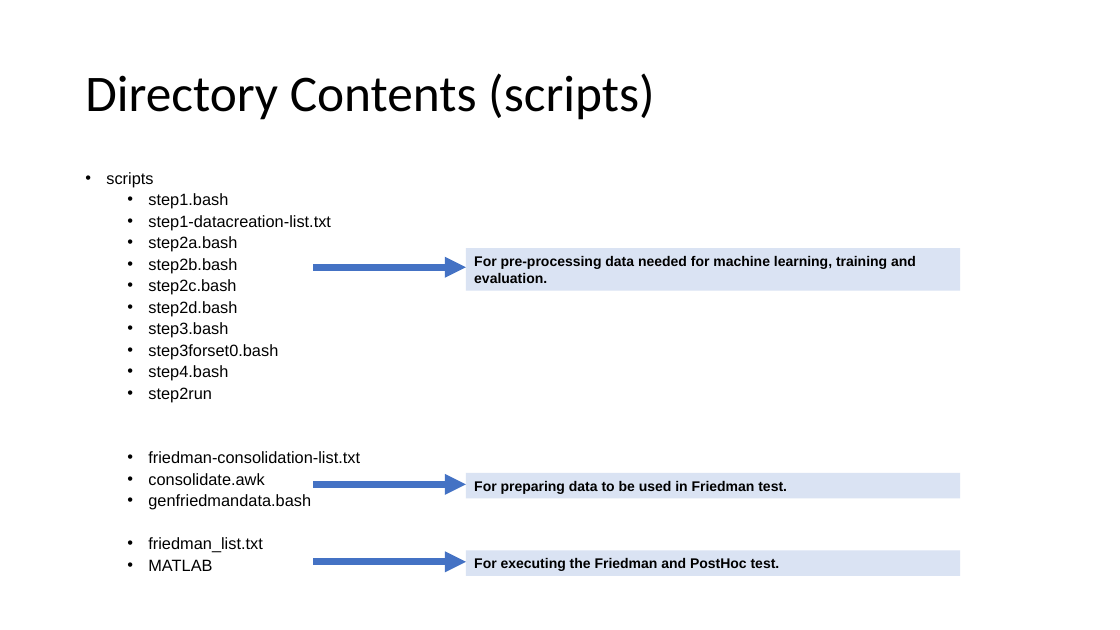
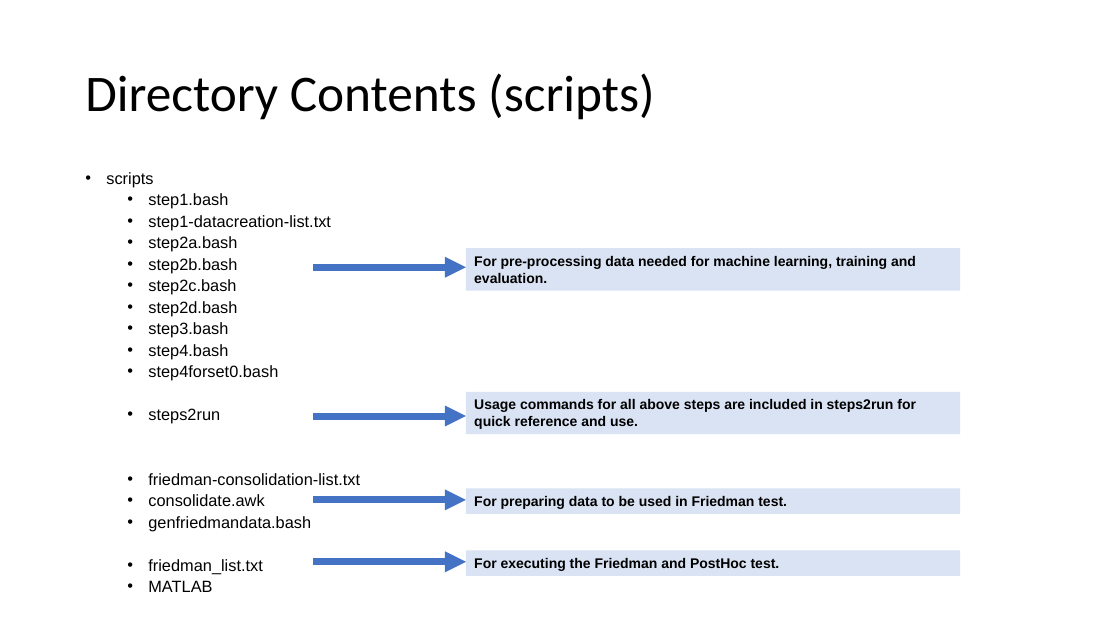
Before and after one commit to predmodelswebpage/mlt, a slide deck: slide 10 of Performance Evaluation of MLT in Web Page Load Time Prediction - Datasets and Scripts.pptx (slide 8 before the commit). Drawn at 1120x630 pixels with LibreOffice and Linux fonts; fonts in the diff are those of the drawing. Boxes give left, top, right and bottom in pixels: in the first picture for what was removed or moved away, otherwise in the second. Text is boxed around its words. In the diff, an @@ line names an element or a change of style, - is before the commit and + after.

```diff
--- a/Performance Evaluation of MLT in Web Page Load Time Prediction - Datasets and Scripts.pptx
+++ b/Performance Evaluation of MLT in Web Page Load Time Prediction - Datasets and Scripts.pptx
@@ text at [148, 344, 278, 360]: paragraph removed @@
-  • step3forset0.bash
@@ text at [148, 365, 278, 424]: text changed @@
-  • step2run
+  • step4forset0.bash
+  • steps2run
@@ arrow added from (313, 416) to (466, 416), #4472C4 6 pt @@
@@ rectangle added at [466, 392, 960, 434], fill #DAE3F3, 12 pt, text #000000, bold @@
+Usage commands for all above steps are included in steps2run for quick reference and use.
@@ arrow moved from (313, 485) - (466, 485) to (313, 500) - (466, 500) @@
@@ rectangle "For preparing data to be ...": place and size @@
-rectangle "For preparing data to be ..." at [466, 473, 960, 498]
+rectangle "For preparing data to be ..." at [466, 488, 960, 513]
```
Also in this commit, not shown: 8 other slides changed, 2 slides added, 1 other file.
